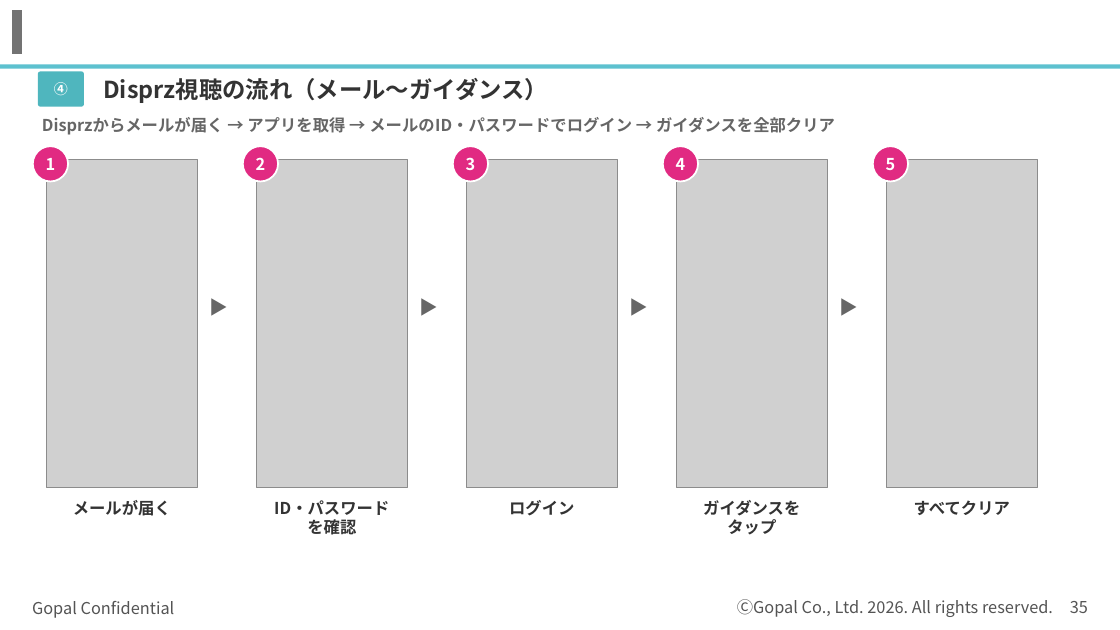
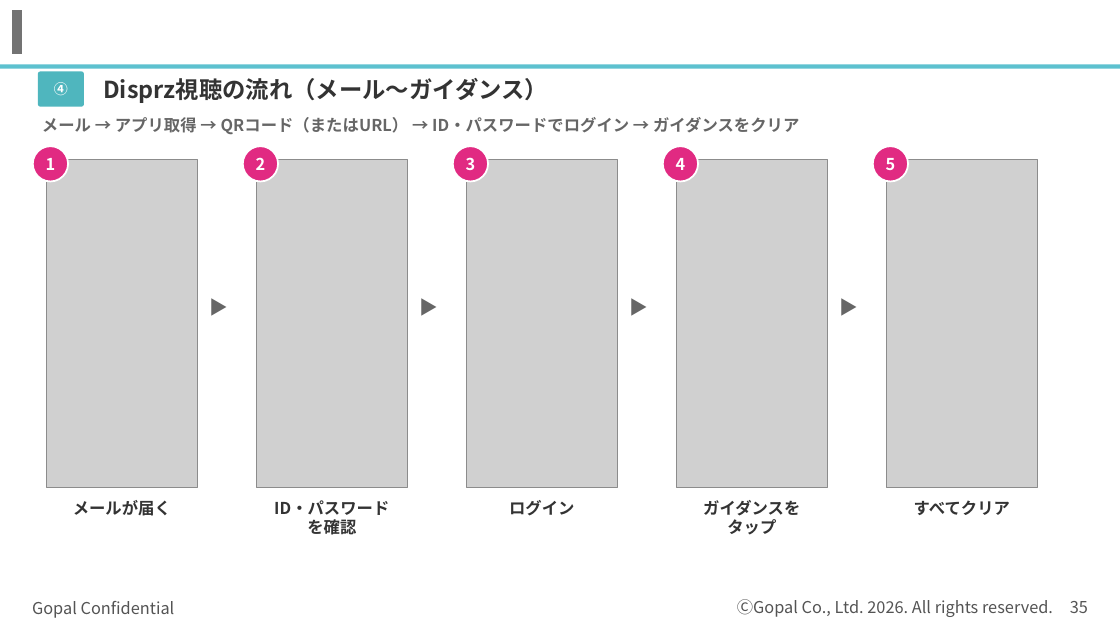
Before and after one commit to kagayugopal-eng/tamu, a slide deck: slide 35 of out/登録の流れ_書類準備まで.pptx. Drawn at 1120x630 pixels with LibreOffice and Linux fonts; fonts in the diff are those of the drawing; grey boxes stand for pictures; background and template pictures are left out. Boxes give left, top, right and bottom in pixels: in the first picture for what was removed or moved away, otherwise in the second. Text is boxed around its words. In the diff, an @@ line names an element or a change of style, - is before the commit and + after.

```diff
--- a/out/登録の流れ_書類準備まで.pptx
+++ b/out/登録の流れ_書類準備まで.pptx
@@ text at <box>42,117,799,134</box>: text changed @@
-Disprzからメールが届く → アプリを取得 → メールのID・パスワードでログイン → ガイダンスを全部クリア
+メール → アプリ取得 → QRコード（またはURL） → ID・パスワードでログイン → ガイダンスをクリア
```
Also in this commit, not shown: 7 other slides changed, 5 slides added.
